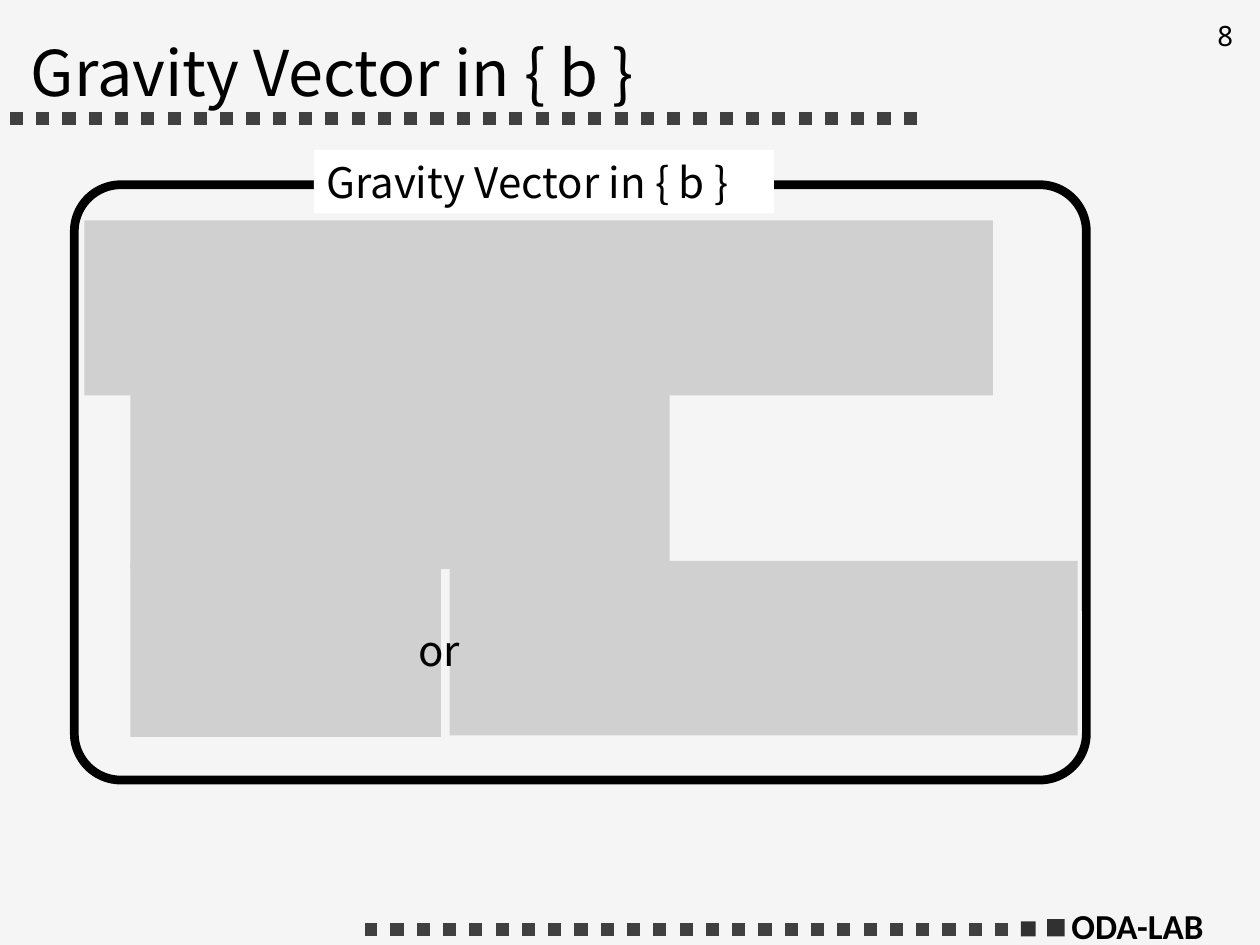
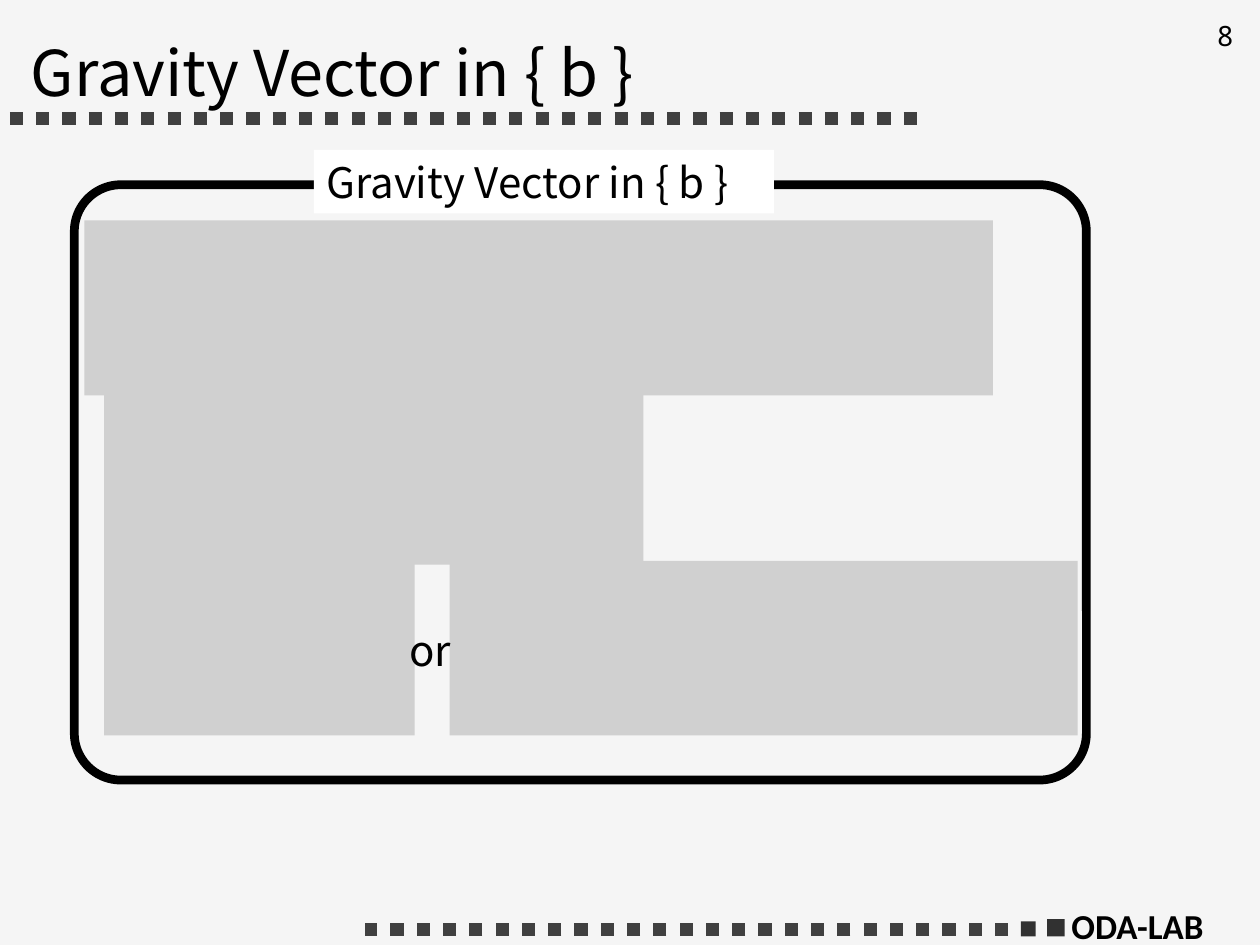
Before and after one commit to gakuseishitsu/ExtendedKalmanFilterForIMU, a slide deck: slide 8 of images/images_for_readme.pptx. Drawn at 1260x945 pixels with LibreOffice and Linux fonts; fonts in the diff are those of the drawing; grey boxes stand for pictures. Boxes give left, top, right and bottom in pixels: in the first picture for what was removed or moved away, otherwise in the second. Text is boxed around its words. In the diff, an @@ line names an element or a change of style, - is before the commit and + after.

```diff
--- a/images/images_for_readme.pptx
+++ b/images/images_for_readme.pptx
@@ picture: place and size @@
-picture at box(130, 394, 669, 570)
+picture at box(105, 389, 644, 564)
@@ picture: place and size @@
-picture at box(130, 562, 441, 736)
+picture at box(105, 561, 416, 735)
@@ text "or": place and size @@
-text "or" at box(418, 642, 460, 667)
+text "or" at box(409, 642, 451, 667)
```
Also in this commit, not shown: 3 other slides changed, 9 other files.
